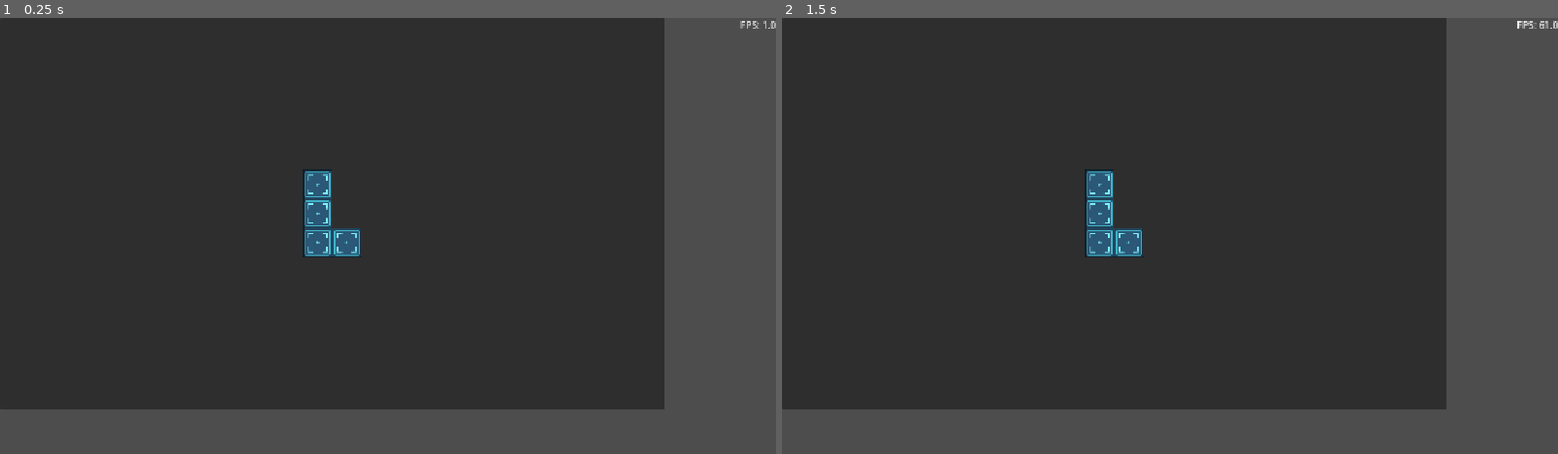
Above: before the commit, frames 1-2 (left to right).
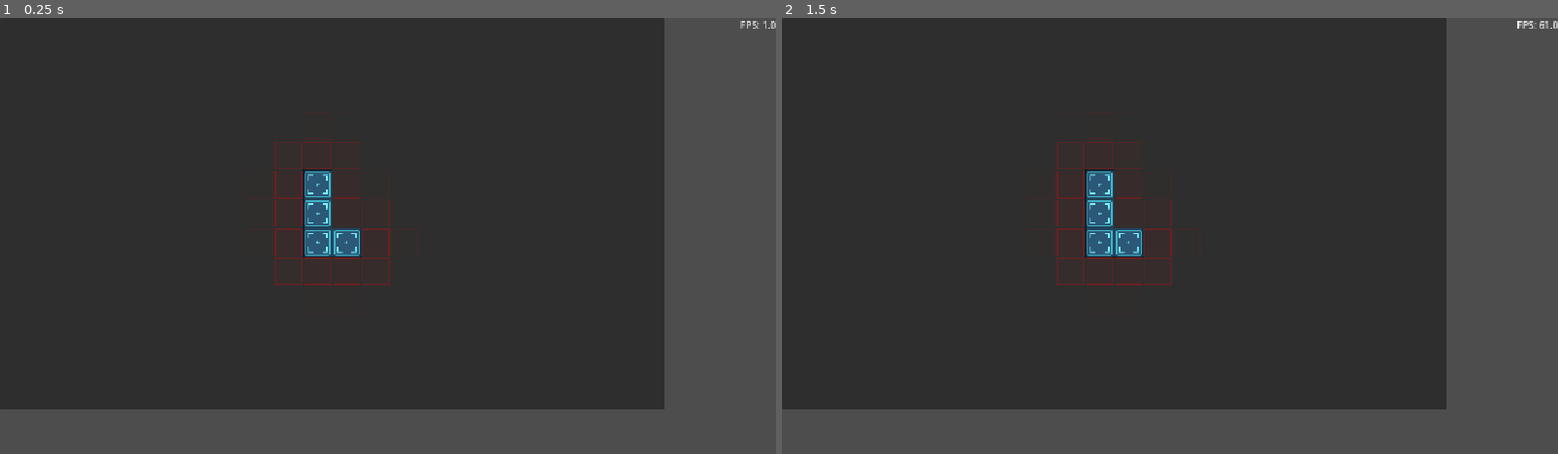
Above: after the commit, the same moments.

Repository: nekronomekron/cherenkov
Game: Godot game, scene res://src/core/scenes/main_game/main_game.tscn
The game is run twice, just before and just after one commit, with the same random seed, the same clock (stepped at 60 frames per second) and the same inputs.
Inputs (mouse positions are in pixels of both pictures, inside the frame that each line leads up to):
- Up to frame 1 (0.25 s): no input
- Up to frame 2 (1.5 s): tap Enter at 0.5 s; move the mouse to (1340, 214) at 0.52 s; click (1340, 214) at 0.67 s; move the mouse to (1014, 257) at 1.27 s; click (1014, 257) at 1.42 s

The runs differ from the first frame. In frame 1, 0.5% of the frame differs, in the area x 35-51%, y 28-62%; in frame 2, 0.5%.

Commit message:
Added pan and zoom

Diff:
--- a/src/core/scenes/main_game/main_game.gd
+++ b/src/core/scenes/main_game/main_game.gd
@@ -12,7 +12,7 @@
 	load_screen(SHIP_BUILDER)
 
 # Called every frame. 'delta' is the elapsed time since the previous frame.
-func _process(delta: float) -> void:
+func _process(_delta: float) -> void:
 	pass
 
 func load_screen(screen_uid: String) -> void:
--- a/src/debug/debug_ui/fps_label.gd
+++ b/src/debug/debug_ui/fps_label.gd
@@ -1,5 +1,5 @@
 extends Label
 
 # Called every frame. 'delta' is the elapsed time since the previous frame.
-func _process(delta: float) -> void:
+func _process(_delta: float) -> void:
 	text = "FPS: %s" % Engine.get_frames_per_second()
--- a/src/gameplay/game_elements/ship_builder/ship_builder.gd
+++ b/src/gameplay/game_elements/ship_builder/ship_builder.gd
@@ -19,20 +19,12 @@
 
 @export var pan_pad: float = 70.0
 
-@export var pan: Vector2 = Vector2.ZERO:
-	get:
-		return pan
-	set(value):
-		pan = value
-
-@export var zoom: float = 1.0:
-	get:
-		return zoom
-	set(value):
-		zoom = value
+@export var pan: Vector2 = Vector2.ZERO
+@export var zoom: float = 1.0
 
 @onready var _view_root: Node2D = %ViewRoot
 @onready var _tiles_root: Node2D = %TilesRoot
+@onready var _halo_layer: Node2D = %HaloLayer
 
 var _view_initialized := false
 
@@ -110,6 +102,39 @@
 				return module_resource
 
 	return null
+
+func _compute_halo() -> Dictionary:
+	var occupied_cells: Array[Vector2i] = []
+	for module in _modules:
+		occupied_cells.append_array(module.cells)
+
+	var halo := {}
+
+	for module_cell in occupied_cells:
+		for dy in range(-2, 3):
+			for dx in range(-2, 3):
+				if dx == 0 and dy == 0:
+					continue
+				var cell: Vector2i = module_cell + Vector2i(dx, dy)
+				if occupied_cells.has(cell) or not in_bounds(cell):
+					continue
+				var d := sqrt(float(dx * dx + dy * dy))
+				var a := clampf((2.3 - d) / 1.3, 0.0, 1.0) * 0.5
+				if a <= 0.01:
+					continue
+				halo[cell] = maxf(halo.get(cell, 0.0), a)
+
+	return halo
+
+func _draw_halo() -> void:
+	var halo := _compute_halo()
+
+	for cell in halo:
+		var a: float = halo[cell]
+		var r := Rect2(Vector2(cell.x * cell_size, cell.y * cell_size), Vector2(cell_size, cell_size)).grow(-2.0)
+
+		_halo_layer.draw_rect(r, Color(grid_color, a * 0.10), true)
+		_halo_layer.draw_rect(r, Color(grid_color, a * 0.5), false, 1.5)
 
 func _refresh() -> void:
 	if _tiles_root == null || _ship_type == null:
@@ -137,8 +162,41 @@
 			sprite.position = Vector2(cell.x * cell_size + cell_size / 2.0, cell.y * cell_size + cell_size / 2.0)
 			_tiles_root.add_child(sprite)
 
+	if _halo_layer != null:
+		_halo_layer.queue_redraw()
+
+func in_bounds(cell: Vector2i) -> bool:
+	return cell.x >= 0 and cell.y >= 0 and cell.x < grid_cols and cell.y < grid_rows
+
 func load_from_ship(ship: Ship) -> void:
 	_ship_type = ship.type
 	_modules = ship.get_modules().duplicate()
 
+	var origin: Vector2i = Vector2i(floor(float(grid_cols) / 2) - 1, floor(float(grid_rows) / 2) - 1)
+
+	for module in _modules:
+		var world_cells: Array[Vector2i] = []
+		for cell in module.cells:
+			world_cells.append(origin + cell)
+
+		module.cells = world_cells
+
 	_refresh()
+
+func pan_by(delta: Vector2) -> void:
+	pan += delta
+
+	_clamp_pan()
+	_update_view()
+
+func zoom_at(local: Vector2, factor: float) -> void:
+	var new_zoom := clampf(zoom * factor, zoom_min, zoom_max)
+	if is_equal_approx(new_zoom, zoom):
+		return
+	var world := (local - pan) / zoom
+
+	zoom = new_zoom
+	pan = local - world * zoom
+
+	_clamp_pan()
+	_update_view()
--- a/src/gameplay/game_elements/ship_builder/ship_builder.tscn
+++ b/src/gameplay/game_elements/ship_builder/ship_builder.tscn
@@ -16,4 +16,8 @@
 [node name="TilesRoot" type="Node2D" parent="ViewRoot" unique_id=1309965318]
 unique_name_in_owner = true
 
+[node name="HaloLayer" type="Node2D" parent="ViewRoot" unique_id=745525023]
+unique_name_in_owner = true
+
 [connection signal="resized" from="." to="." method="_on_resized"]
+[connection signal="draw" from="ViewRoot/HaloLayer" to="." method="_draw_halo"]
--- a/src/gameplay/game_objects/ship/ship.gd
+++ b/src/gameplay/game_objects/ship/ship.gd
@@ -4,12 +4,12 @@
 
 var _modules: Array[ShipModule] = []
 
-func add_module(type: String, cells: Array[Vector2i], is_core_module: bool) -> void:
+func add_module(module_type: String, cells: Array[Vector2i], is_core_module: bool) -> void:
 	var module: ShipModule = ShipModule.new()
 
 	module.is_core_module = is_core_module
 	module.cells = cells.duplicate()
-	module.type = type
+	module.type = module_type
 
 	_modules.append(module)
 
--- a/src/gameplay/screens/ship_builder/shipbuilder_test.gd
+++ b/src/gameplay/screens/ship_builder/shipbuilder_test.gd
@@ -1,6 +1,11 @@
 extends BaseScene
 
-@onready var ship_builder = $PanelContainer/ShipBuilder
+@onready var ship_builder = %ShipBuilder
+
+var panning := false
+var pan_last := Vector2.ZERO
+
+const ZOOM_STEP := 1.12
 
 # Called when the node enters the scene tree for the first time.
 func _ready() -> void:
@@ -15,5 +20,41 @@
 	ship_builder.load_from_ship(ship)
 
 # Called every frame. 'delta' is the elapsed time since the previous frame.
-func _process(delta: float) -> void:
+func _process(_delta: float) -> void:
 	pass
+
+func _over_ship_builder(gpos: Vector2) -> bool:
+	return ship_builder.get_global_rect().has_point(gpos)
+
+func _input(event: InputEvent) -> void:
+	if event is InputEventMouseButton:
+		var gpos: Vector2 = event.global_position
+
+		match event.button_index:
+			MOUSE_BUTTON_LEFT:
+				if event.pressed:
+					if _over_ship_builder(gpos):
+						panning = true
+						pan_last = gpos
+				else:
+					panning = false
+			MOUSE_BUTTON_MIDDLE:
+				if event.pressed and _over_ship_builder(gpos):
+					panning = true
+					pan_last = gpos
+				elif not event.pressed:
+					panning = false
+			MOUSE_BUTTON_RIGHT:
+				pass
+			MOUSE_BUTTON_WHEEL_UP:
+				if event.pressed and _over_ship_builder(gpos):
+					ship_builder.zoom_at(gpos - ship_builder.global_position, ZOOM_STEP)
+					get_viewport().set_input_as_handled()
+			MOUSE_BUTTON_WHEEL_DOWN:
+				if event.pressed and _over_ship_builder(gpos):
+					ship_builder.zoom_at(gpos - ship_builder.global_position, 1.0 / ZOOM_STEP)
+					get_viewport().set_input_as_handled()
+	elif event is InputEventMouseMotion:
+		if panning:
+			ship_builder.pan_by(event.global_position - pan_last)
+			pan_last = event.global_position
--- a/src/gameplay/screens/ship_builder/shipbuilder_test.tscn
+++ b/src/gameplay/screens/ship_builder/shipbuilder_test.tscn
@@ -7,8 +7,11 @@
 script = ExtResource("1_ycqxo")
 
 [node name="PanelContainer" type="PanelContainer" parent="." unique_id=1420474172]
+clip_contents = true
 offset_right = 1096.0
 offset_bottom = 646.0
 
 [node name="ShipBuilder" parent="PanelContainer" unique_id=1027819025 instance=ExtResource("1_qqdnq")]
+unique_name_in_owner = true
 layout_mode = 2
+grid_color = Color(1, 0, 0, 1)
